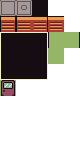
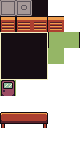
Layered file, before and after one edit (80 x 160). Changes by layer:
painted on "Fundo" over [0, 112, 48, 128]
